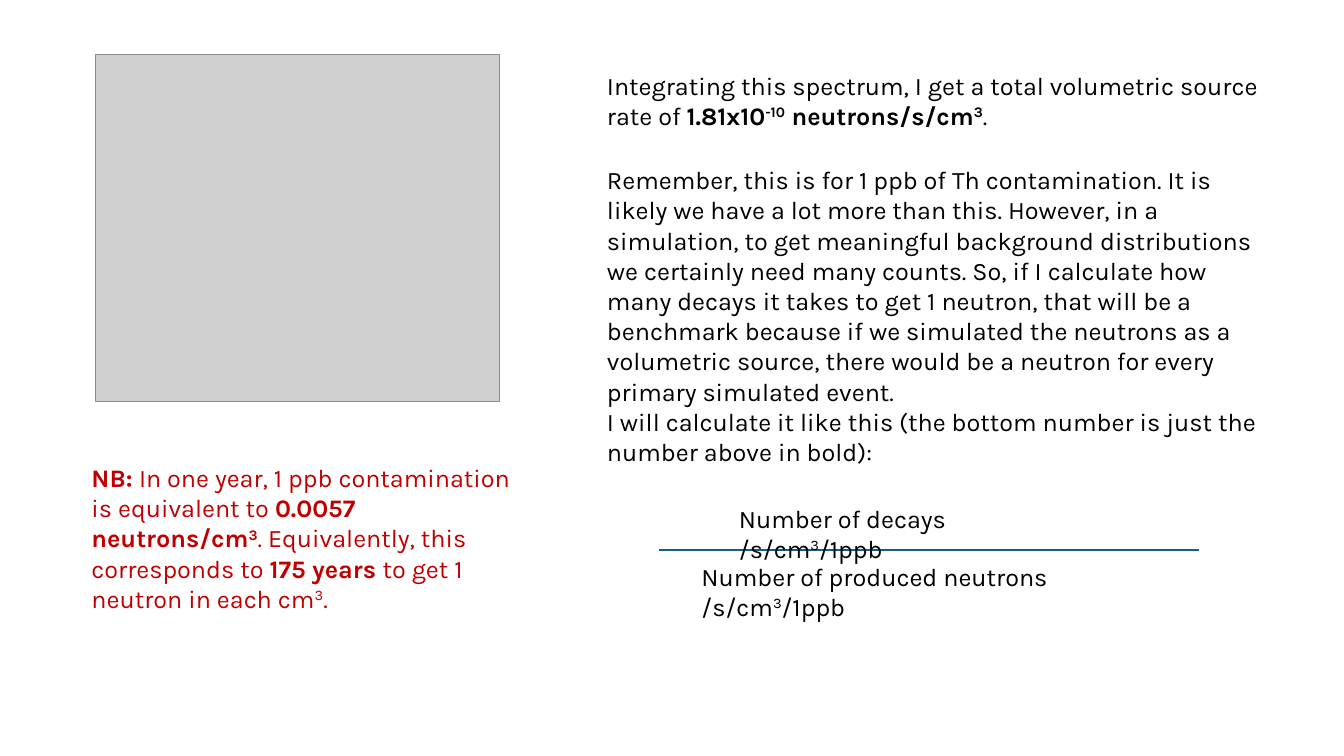
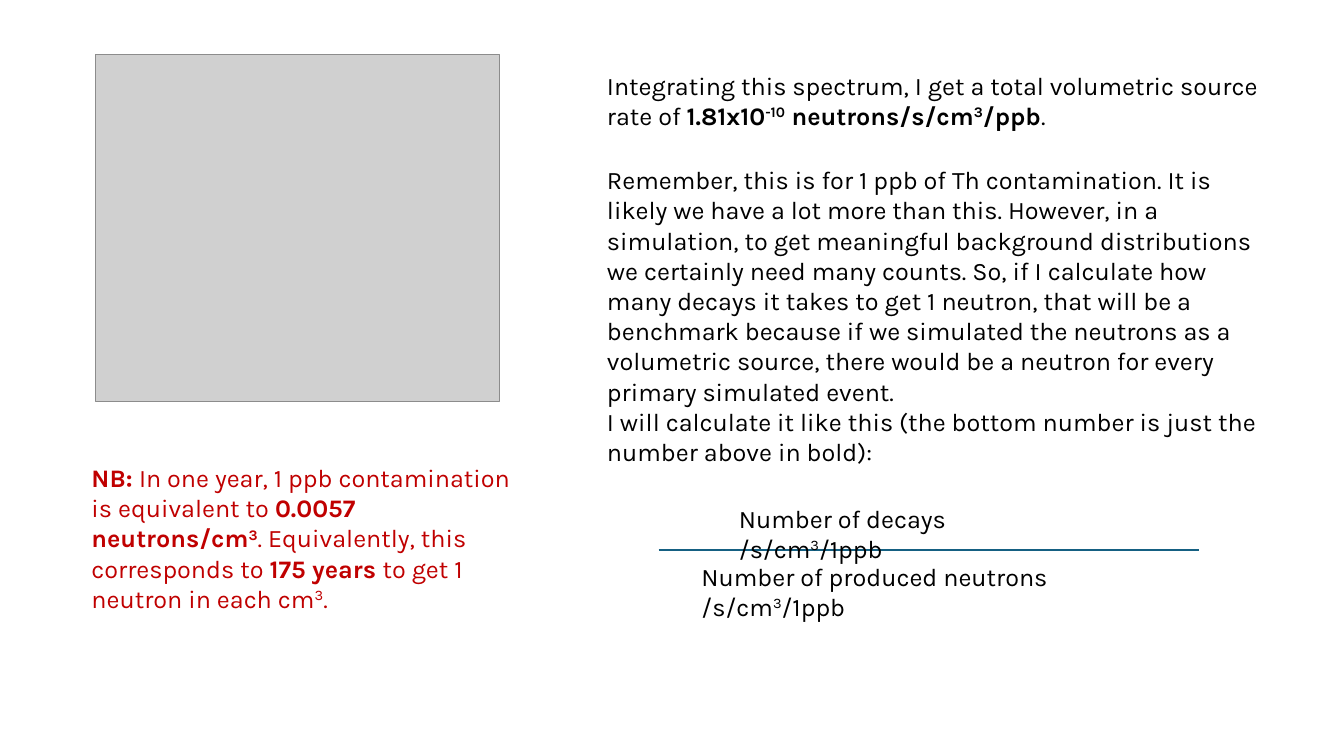
Before and after one commit to villano-lab/n-elec-scattering, a slide deck: slide 2 of 2-Flux/bknds_notes/an-simulation.pptx. Drawn at 1344x756 pixels with LibreOffice and Linux fonts; fonts in the diff are those of the drawing; grey boxes stand for pictures. Boxes give left, top, right and bottom in pixels: in the first picture for what was removed or moved away, otherwise in the second. Text is boxed around its words. In the diff, an @@ line names an element or a change of style, - is before the commit and + after.

```diff
--- a/2-Flux/bknds_notes/an-simulation.pptx
+++ b/2-Flux/bknds_notes/an-simulation.pptx
@@ text at bbox=[607, 77, 1257, 131]: text changed @@
-Integrating this spectrum, I get a total volumetric source rate of 1.81x10-10 neutrons/s/cm3.
+Integrating this spectrum, I get a total volumetric source rate of 1.81x10-10 neutrons/s/cm3/ppb.
```
Also in this commit, not shown: 4 other slides changed, 2 slides added, 1 slide removed.
